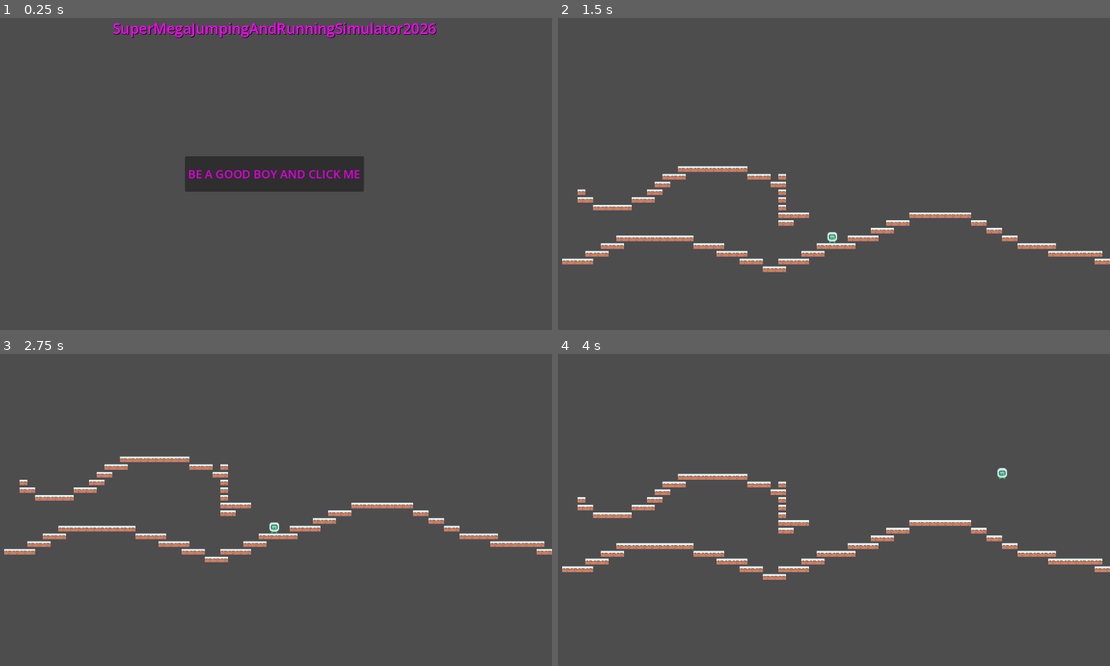
Above: before the commit, frames 1-4 (two rows, left to right).
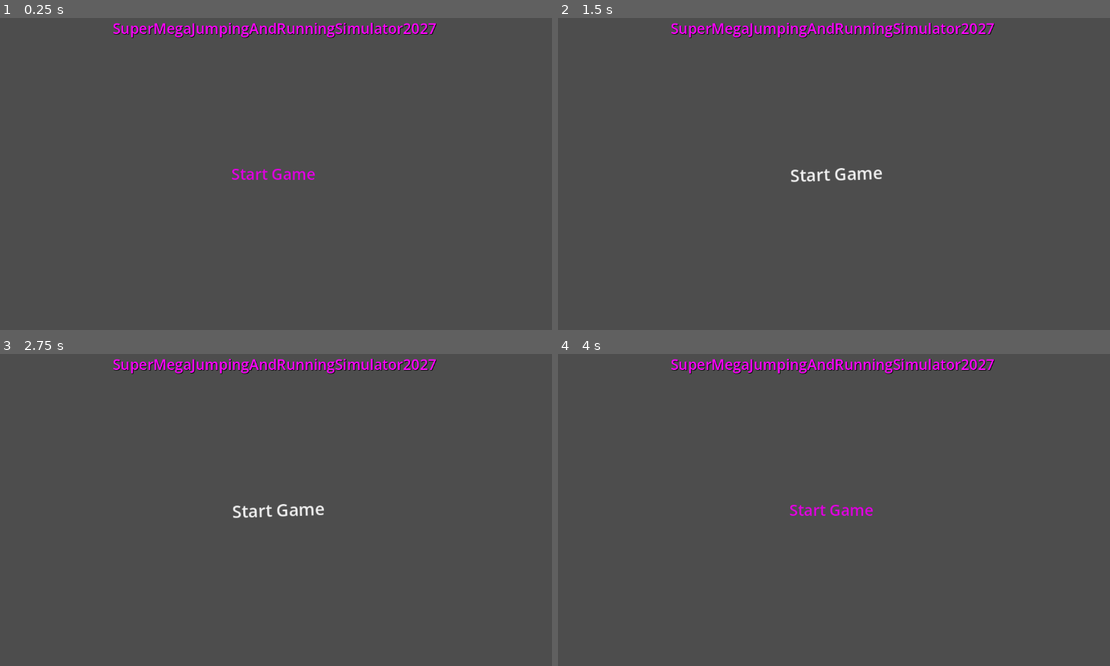
Above: after the commit, the same moments.

Repository: maxcarleton1/COMP1501-Final-Project
Game: Godot game, scene res://scenes/main_menu.tscn
Two runs of this game, one before a commit and one after it. Both use one fixed random seed, a clock stepped at 60 frames per second and the inputs below.
Inputs (mouse positions are in pixels of both pictures, inside the frame that each line leads up to):
- Up to frame 1 (0.25 s): no input
- Up to frame 2 (1.5 s): click (834, 174) at 0.5 s, where only the run before the commit has a clickable "BE A GOOD BOY AND CLICK ME"; click (834, 174) at 1.25 s, where only the run after the commit has a clickable "Start Game"
- Up to frame 3 (2.75 s): click (276, 510) at 2 s, where only the run after the commit has a clickable "Start Game"
- Up to frame 4 (4 s): move the mouse to (955, 494) at 2.77 s; hold D (MoveRight) from 2.78 s (still down); tap Space (Jump) at 2.85, 3.02, 3.32, 3.6, 3.77 s; move the mouse to (723, 525) at 3.52 s

The runs differ from the first frame. In frame 1, 3.7% of the frame differs, in the area x 33-80%, y 1-56%; in frame 2, 5.1%, in the area x 0-100%, y 1-82%; in frame 3, 5.1%; in frame 4, 5.1%.

Commit message:
Added a reusable button(needs a font still) and a Kenney UI audio pack

Diff:
--- /dev/null
+++ b/final-project/scenes/Button.tscn
@@ -0,0 +1,28 @@
+[gd_scene format=3 uid="uid://ovlbwt6l4s0w"]
+
+[ext_resource type="Script" uid="uid://c3yfwjhgbim18" path="res://scripts/button.gd" id="1_c75kr"]
+
+[node name="Button" type="Button" unique_id=1274237129]
+anchors_preset = 8
+anchor_left = 0.5
+anchor_top = 0.5
+anchor_right = 0.5
+anchor_bottom = 0.5
+offset_left = -185.5
+offset_top = -37.0
+offset_right = 185.5
+offset_bottom = 37.0
+grow_horizontal = 2
+grow_vertical = 2
+theme_override_colors/font_color = Color(0.8745098, 0, 0.8745098, 1)
+theme_override_font_sizes/font_size = 24
+text = "BE A GOOD BOY AND CLICK ME"
+script = ExtResource("1_c75kr")
+
+[node name="Hover" type="AudioStreamPlayer" parent="." unique_id=512868874]
+
+[node name="Click" type="AudioStreamPlayer" parent="." unique_id=152129680]
+
+[connection signal="mouse_entered" from="." to="." method="_on_mouse_entered"]
+[connection signal="mouse_exited" from="." to="." method="_on_mouse_exited"]
+[connection signal="pressed" from="." to="." method="_on_pressed"]
--- a/final-project/scenes/main_menu.tscn
+++ b/final-project/scenes/main_menu.tscn
@@ -1,7 +1,8 @@
 [gd_scene format=3 uid="uid://24wkpeflfhnv"]
 
-[ext_resource type="Script" uid="uid://cmx1jnvrrdp5m" path="res://scenes/main_menu.gd" id="1_l6cm7"]
+[ext_resource type="Script" uid="uid://cmx1jnvrrdp5m" path="res://scripts/main_menu.gd" id="1_l6cm7"]
 [ext_resource type="PackedScene" uid="uid://du06k368lhkru" path="res://scenes/bradys_test_map.tscn" id="2_ekxnf"]
+[ext_resource type="PackedScene" uid="uid://ovlbwt6l4s0w" path="res://scenes/Button.tscn" id="3_bqqt6"]
 
 [node name="Main Menu" type="Control" unique_id=175561861]
 layout_mode = 3
@@ -13,7 +14,7 @@
 script = ExtResource("1_l6cm7")
 mainGame = ExtResource("2_ekxnf")
 
-[node name="Label" type="Label" parent="." unique_id=826226148]
+[node name="Title" type="Label" parent="." unique_id=826226148]
 layout_mode = 1
 anchors_preset = 5
 anchor_left = 0.5
@@ -26,23 +27,12 @@
 theme_override_colors/font_shadow_color = Color(0, 0, 0, 1)
 theme_override_colors/font_outline_color = Color(1, 1, 1, 1)
 theme_override_font_sizes/font_size = 30
-text = "SuperMegaJumpingAndRunningSimulator2026"
+text = "SuperMegaJumpingAndRunningSimulator2027"
 
-[node name="Button" type="Button" parent="." unique_id=1436766540]
+[node name="StartGame" parent="." unique_id=1274237129 instance=ExtResource("3_bqqt6")]
 layout_mode = 1
-anchors_preset = 8
-anchor_left = 0.5
-anchor_top = 0.5
-anchor_right = 0.5
-anchor_bottom = 0.5
-offset_left = -185.5
-offset_top = -37.0
-offset_right = 185.5
-offset_bottom = 37.0
-grow_horizontal = 2
-grow_vertical = 2
-theme_override_colors/font_color = Color(0.8745098, 0, 0.8745098, 1)
-theme_override_font_sizes/font_size = 24
-text = "BE A GOOD BOY AND CLICK ME"
-
-[connection signal="pressed" from="Button" to="." method="_on_button_pressed"]
+offset_left = -71.0
+offset_right = 67.0
+theme_override_font_sizes/font_size = 32
+text = "Start Game"
+flat = true
--- /dev/null
+++ b/final-project/scripts/button.gd
@@ -0,0 +1,26 @@
+extends Button
+
+var tween: Tween = null
+@onready var hover_sound = $Hover
+@onready var click_sound = $Click
+
+func _on_mouse_entered() -> void:
+
+	var random_rotation = randf_range(-3.0, 3.0)
+
+	tween = create_tween().set_parallel(true)
+	tween.set_trans(Tween.TRANS_BACK)
+	tween.tween_property(self , "scale", Vector2(1.1, 1.1), 0.2)
+	tween.tween_property(self , "rotation_degrees", random_rotation, 0.2)
+
+	hover_sound.play()
+
+func _on_mouse_exited() -> void:
+	tween = create_tween().set_parallel(true)
+	tween.set_trans(Tween.TRANS_BACK)
+	tween.set_ease(Tween.EASE_IN)
+	tween.tween_property(self , "scale", Vector2.ONE, 0.2)
+	tween.tween_property(self , "rotation_degrees", 0.0, 0.2)
+
+func _on_pressed() -> void:
+	click_sound.play()
Not shown, added: final-project/assets/audio/kenney_ui-audio/Audio/click1.ogg.import
Not shown, added: final-project/assets/audio/kenney_ui-audio/Audio/click2.ogg.import
Not shown, added: final-project/assets/audio/kenney_ui-audio/Audio/click3.ogg.import
Not shown, added: final-project/assets/audio/kenney_ui-audio/Audio/click4.ogg.import
Not shown, added: final-project/assets/audio/kenney_ui-audio/Audio/click5.ogg.import
Not shown, added: final-project/assets/audio/kenney_ui-audio/Audio/mouseclick1.ogg.import
Not shown, added: final-project/assets/audio/kenney_ui-audio/Audio/mouserelease1.ogg.import
Not shown, added: final-project/assets/audio/kenney_ui-audio/Audio/rollover1.ogg.import
Not shown, added: final-project/assets/audio/kenney_ui-audio/Audio/rollover2.ogg.import
Not shown, added: final-project/assets/audio/kenney_ui-audio/Audio/rollover3.ogg.import
Not shown, added: final-project/assets/audio/kenney_ui-audio/Audio/rollover4.ogg.import
Not shown, added: final-project/assets/audio/kenney_ui-audio/Audio/rollover5.ogg.import
(and 98 more such lines)
